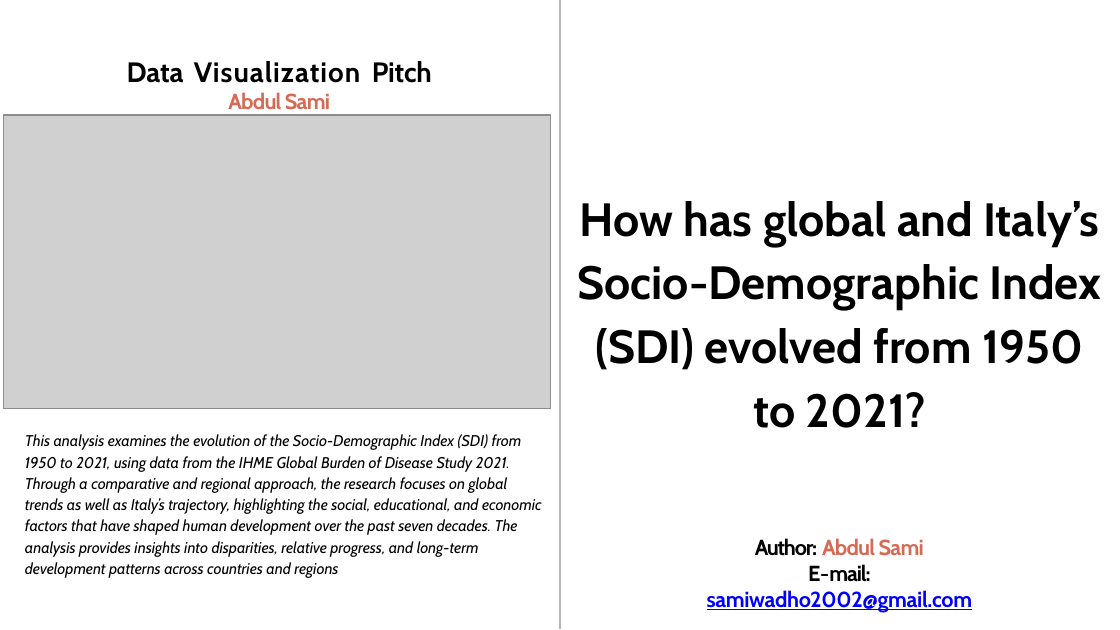
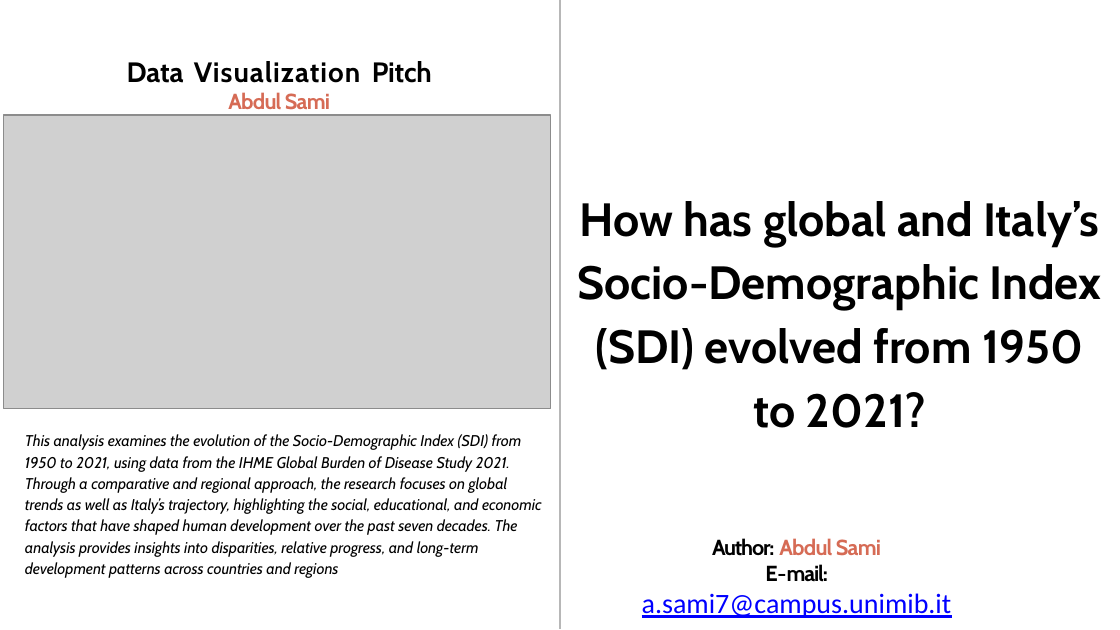
Before and after one commit to samiwadh/Global-Burden-of-Disease-Project, a slide deck: slide 2 of Data Visualization.pptx. Drawn at 1120x630 pixels with LibreOffice and Linux fonts; fonts in the diff are those of the drawing; grey boxes stand for pictures. Boxes give left, top, right and bottom in pixels: in the first picture for what was removed or moved away, otherwise in the second. Text is boxed around its words. In the diff, an @@ line names an element or a change of style, - is before the commit and + after.

```diff
--- a/Data Visualization.pptx
+++ b/Data Visualization.pptx
@@ text "Author: Abdul Sami": place and size @@
-text "Author: Abdul Sami" at box(707, 538, 973, 612)
+text "Author: Abdul Sami" at box(642, 538, 952, 618)
@@ text at box(642, 564, 952, 618): text changed; size 14 to 18 pt; font Cabin to Calibri; bold off @@
-E-mail: samiwadho2002@gmail.com
+E-mail:
+a.sami7@campus.unimib.it
```
Also in this commit, not shown: 12 other slides changed.
